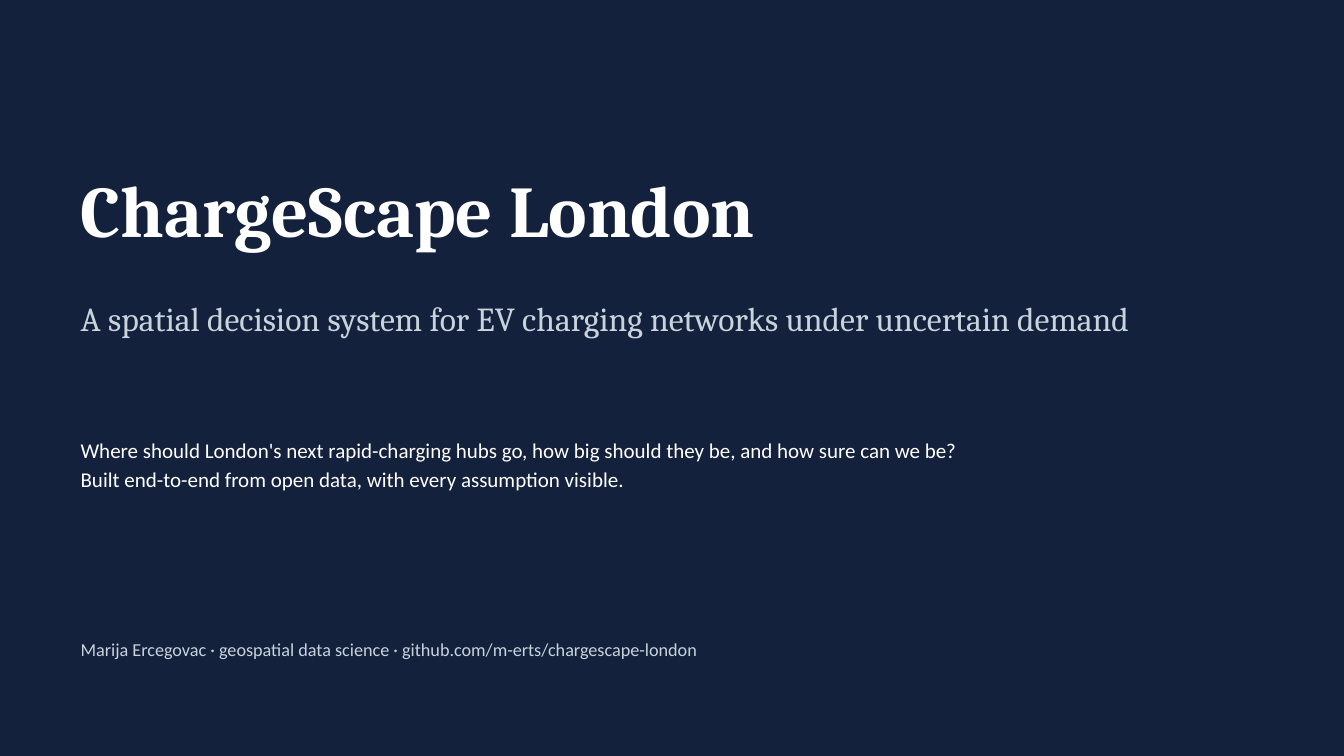
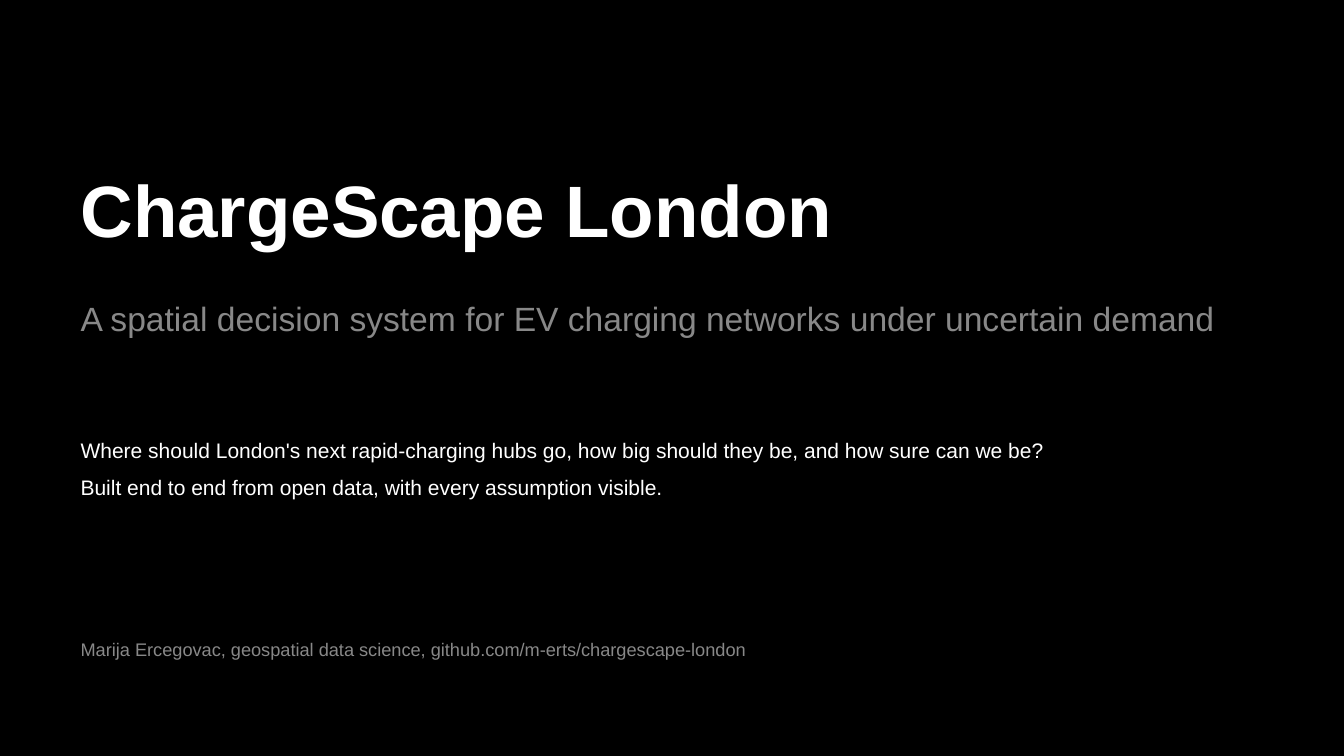
Before and after one commit to m-erts/chargescape-london, a slide deck: slide 1 of reports/ChargeScape_London.pptx. Drawn at 1344x756 pixels with LibreOffice and Linux fonts; fonts in the diff are those of the drawing. Boxes give left, top, right and bottom in pixels: in the first picture for what was removed or moved away, otherwise in the second. Text is boxed around its words. In the diff, an @@ line names an element or a change of style, - is before the commit and + after.

```diff
--- a/reports/ChargeScape_London.pptx
+++ b/reports/ChargeScape_London.pptx
@@ background #14213D to #000000 @@
@@ text "ChargeScape London" at box(81, 184, 831, 250): font Cambria to Arial @@
@@ text "A spatial decision system for ..." at box(81, 306, 1214, 338): font Cambria to Arial, text colour #C8D3DC to #888888 @@
@@ text at box(81, 442, 1043, 462): font Calibri to Arial in "Where should London's next rapid-charging hubs go, ..."; more space between paragraphs @@
@@ text at box(81, 479, 662, 500): text changed; font Calibri to Arial @@
-Built end-to-end from open data, with every assumption visible.
+Built end to end from open data, with every assumption visible.
@@ text at box(81, 643, 746, 660): text changed; font Calibri to Arial; text colour #C8D3DC to #888888 @@
-Marija Ercegovac · geospatial data science · github.com/m-erts/chargescape-london
+Marija Ercegovac, geospatial data science, github.com/m-erts/chargescape-london
```
Also in this commit, not shown: 14 other slides changed, 49 other files.
